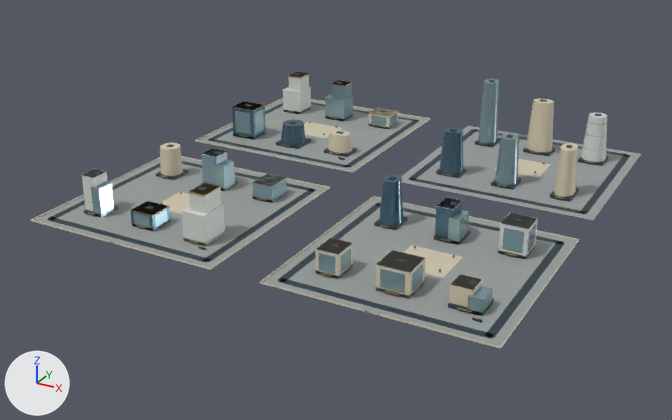
Before and after pictures for a commit that changed the glTF model web/public/assets/3d/ampliworld/GC-CITY-2030/GC-TILE-09-21.glb.
Camera for both pictures: a camera (50 mm lens) standing at (-336.0, -7300.0, 592.0) and looking at (-1020.0, -6056.0, -29.0). The lights are fixed; the arrows at lower left show +X, +Y and +Z. The older version comes first. Where no turn or scale is listed for an object, it has been applied to the vertices. Vertices at exactly the same position are counted once.

The first picture shows 'GC-TILE-09-21-blue', 'GC-TILE-09-21-dark', 'GC-TILE-09-21-glass', 'GC-TILE-09-21-gold', 'GC-TILE-09-21-ivory', 'GC-TILE-09-21-paving', 'GC-TILE-09-21-white' and 1 more.
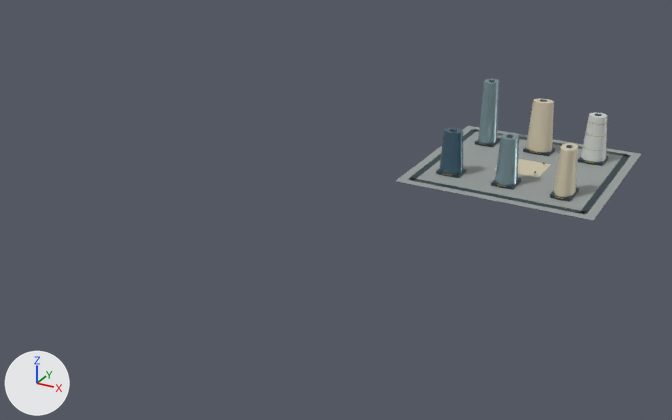
What differs and where, as boxes [x1, y1, x2, y2] in the pictures (672 x 420 px):
'GC-TILE-09-21-paving', reshaped (60% narrower, 62% shorter): before [34, 99, 641, 347]; after [396, 126, 641, 220]
'GC-TILE-09-21-ivory', reshaped (85% narrower, 60% shorter): before [31, 98, 579, 349]; after [495, 98, 578, 197]
'GC-TILE-09-21-dark', reshaped (62% narrower, 49% shorter): before [47, 73, 631, 339]; after [408, 80, 631, 214]
'GC-TILE-09-21-glass', reshaped (91% narrower, 55% shorter): before [91, 79, 536, 316]; after [478, 79, 519, 185]
'GC-TILE-09-21-white', reshaped (95% narrower, 77% shorter): before [81, 72, 607, 290]; after [581, 113, 607, 162]
'GC-TILE-09-21-blue', reshaped (93% narrower, 66% shorter): before [131, 101, 463, 238]; after [440, 128, 463, 174]
'GC-TILE-09-21-gold', reshaped: before [88, 72, 608, 321]; after [442, 121, 608, 199]
part 1 of me_mesh_0, deleted: before [198, 99, 428, 171]
part 2 of me_mesh_0, deleted: before [34, 157, 327, 268]
part 3 of me_mesh_0, deleted: before [263, 198, 578, 347]
part 4 of me_mesh_1, deleted: before [47, 73, 565, 339]
part 5 of me_mesh_2, deleted: before [31, 98, 579, 349]
part 6 of me_mesh_7, deleted: before [91, 80, 536, 316]
part 7 of me_mesh_5, deleted: before [88, 72, 518, 321]
part 8 of me_mesh_6, deleted: before [81, 72, 538, 290]
part 9 of me_mesh_8, deleted (blue): before [281, 119, 306, 145]
part 10 of me_mesh_8, deleted (blue): before [379, 175, 403, 225]
part 11 of me_mesh_8, deleted (blue): before [232, 101, 265, 140]
part 12 of me_mesh_8, deleted (blue): before [435, 198, 462, 238]
part 13 of me_mesh_8, deleted: before [131, 202, 170, 231]

Diff of the bpy script that builds the scene:
```diff
--- a/web/public/assets/3d/ampliworld/GC-CITY-2030/GC-TILE-09-21.glb.py
+++ b/web/public/assets/3d/ampliworld/GC-CITY-2030/GC-TILE-09-21.glb.py
@@ me_mesh_0 @@
-me_mesh_0.from_pydata(...)  # 32 vertices, 48 faces; spans x -1379.0..-621.0, y -6379.0..-5621.0, z 0.0
+me_mesh_0.from_pydata(...)  # 8 vertices, 12 faces; spans x -959.0..-621.0, y -5959.0..-5621.0, z 0.0
+# me_mesh_0 part 1: the loose piece of 8 vertices spanning x -1379.0..-1041.0, y -5959.0..-5621.0, z 0.0 is deleted
+# me_mesh_0 part 2: the loose piece of 8 vertices spanning x -1379.0..-1041.0, y -6379.0..-6041.0, z 0.0 is deleted
+# me_mesh_0 part 3: the loose piece of 8 vertices spanning x -959.0..-621.0, y -6379.0..-6041.0, z 0.0 is deleted
 me_mesh_0.materials.append(mat_paving)
@@ me_mesh_1 @@
-me_mesh_1.from_pydata(...)  # 536 vertices, 804 faces; spans x -1364.0..-636.0, y -6364.0..-5636.0, z 0.0..121.0
+me_mesh_1.from_pydata(...)  # 128 vertices, 192 faces; spans x -944.0..-636.0, y -5944.0..-5636.0, z 0.0..121.0
+# me_mesh_1 part 4: 51 loose pieces with 408 vertices, spanning x -1364.0..-636.0, y -6364.0..-5636.0, z 0.0..79.0, are deleted
 me_mesh_1.materials.append(mat_dark)
@@ me_mesh_2 @@
-me_mesh_2.from_pydata(...)  # 272 vertices, 436 faces; spans x -1380.0..-620.0, y -6380.0..-5620.0, z 0.0..97.0
+me_mesh_2.from_pydata(...)  # 52 vertices, 92 faces; spans x -830.0..-674.0, y -5904.0..-5680.0, z 0.0..97.0
+# me_mesh_2 part 5: 24 loose pieces with 220 vertices, spanning x -1380.0..-620.0, y -6380.0..-5620.0, z 0.0..52.0, are deleted
 me_mesh_2.materials.append(mat_ivory)
@@ me_mesh_5 @@
-me_mesh_5.from_pydata(...)  # 1196 vertices, 2004 faces; spans x -1334.0..-661.0, y -6380.0..-5677.0, z 0.0..103.0
+me_mesh_5.from_pydata(...)  # 444 vertices, 792 faces; spans x -908.0..-670.0, y -5907.0..-5678.0, z 4.0..103.0
+# me_mesh_5 part 7: 73 loose pieces with 752 vertices, spanning x -1334.0..-661.0, y -6380.0..-5677.0, z 0.0..77.0, are deleted
 me_mesh_5.materials.append(mat_gold)
@@ me_mesh_6 @@
-me_mesh_6.from_pydata(...)  # 126 vertices, 196 faces; spans x -1330.0..-669.0, y -6323.0..-5676.0, z 0.0..86.0
+me_mesh_6.from_pydata(...)  # 22 vertices, 40 faces; spans x -711.0..-669.0, y -5718.0..-5678.0, z 5.0..86.0
+# me_mesh_6 part 8: 13 loose pieces with 104 vertices, spanning x -1330.0..-669.0, y -6323.0..-5676.0, z 0.0..77.0, are deleted
 me_mesh_6.materials.append(mat_white)
@@ me_mesh_7 @@
-me_mesh_7.from_pydata(...)  # 332 vertices, 512 faces; spans x -1334.0..-667.0, y -6322.0..-5677.0, z 0.0..120.0
+me_mesh_7.from_pydata(...)  # 44 vertices, 80 faces; spans x -907.0..-772.0, y -5900.0..-5677.0, z 5.0..120.0
+# me_mesh_7 part 6: 36 loose pieces with 288 vertices, spanning x -1334.0..-667.0, y -6322.0..-5677.0, z 0.0..72.0, are deleted
 me_mesh_7.materials.append(mat_glass)
@@ me_mesh_8 @@
-me_mesh_8.from_pydata(...)  # 90 vertices, 156 faces; spans x -1334.0..-784.0, y -6318.0..-5853.0, z 0.0..78.0
+me_mesh_8.from_pydata(...)  # 22 vertices, 40 faces; spans x -910.0..-870.0, y -5895.0..-5861.0, z 5.0..78.0
+# me_mesh_8 part 9: the loose piece of 22 vertices spanning x -1233.0..-1187.0, y -5903.0..-5853.0, z 5.0..41.0 is deleted
+# me_mesh_8 part 10: the loose piece of 22 vertices spanning x -907.0..-873.0, y -6139.0..-6097.0, z 5.0..74.0 is deleted
+# me_mesh_8 part 11: the loose piece of 8 vertices spanning x -1334.0..-1286.0, y -5898.0..-5858.0, z 0.0..59.0 is deleted
+# me_mesh_8 part 12: the loose piece of 8 vertices spanning x -810.0..-784.0, y -6136.0..-6100.0, z 0.0..52.0 is deleted
+# me_mesh_8 part 13: the loose piece of 8 vertices spanning x -1231.0..-1189.0, y -6318.0..-6278.0, z 0.0..27.0 is deleted
 me_mesh_8.materials.append(mat_blue)
```
